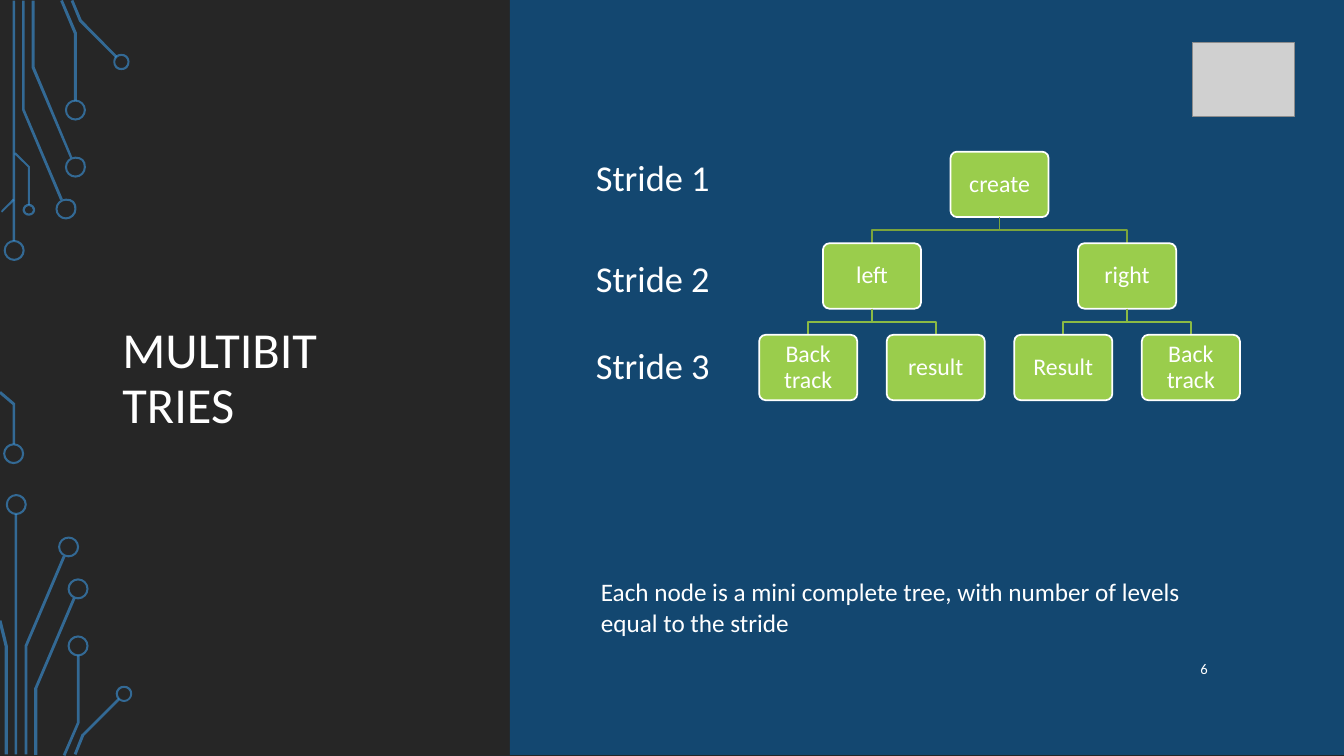
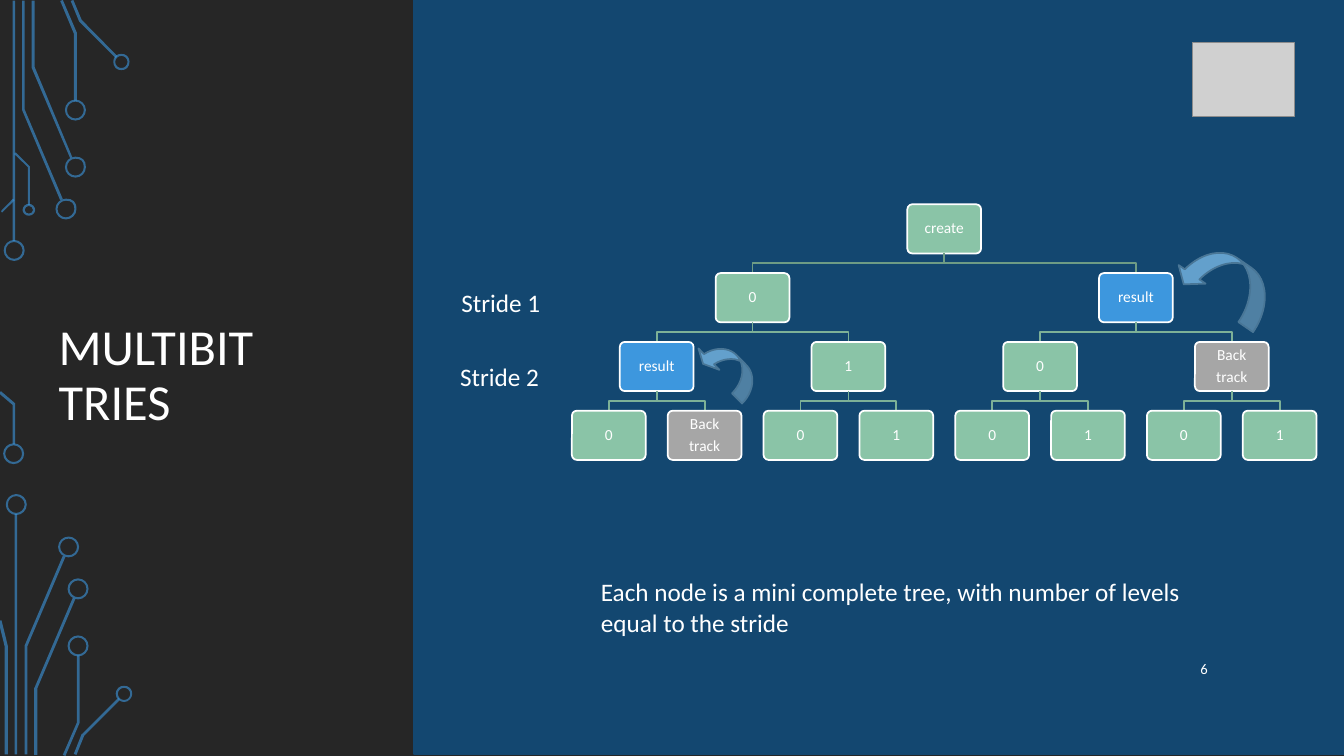
Before and after one commit to ataeiamirhosein/NetFuncVirt, a slide deck: slide 6 of present/Ip_lookup_algorithms.pptx. Drawn at 1344x756 pixels with LibreOffice and Linux fonts; fonts in the diff are those of the drawing; grey boxes stand for pictures; background and template pictures are left out. Boxes give left, top, right and bottom in pixels: in the first picture for what was removed or moved away, otherwise in the second. Text is boxed around its words. In the diff, an @@ line names an element or a change of style, - is before the commit and + after.

```diff
--- a/present/Ip_lookup_algorithms.pptx
+++ b/present/Ip_lookup_algorithms.pptx
@@ rectangle added at [414, 0, 516, 754], fill #134770, outline #134770 1.25 pt @@
@@ title "MULTIBIT TRIES": place and size @@
-title "MULTIBIT TRIES" at [122, 335, 317, 424]
+title "MULTIBIT TRIES" at [59, 332, 254, 421]
@@ fill #9ACD4C to #8AC4A7 in 3 elements at [1003, 342, 1077, 391], [812, 342, 885, 391], [907, 205, 981, 254] @@
@@ rounded rectangle: place and size @@
-rounded rectangle at [951, 152, 1049, 218]
+rounded rectangle at [907, 205, 981, 254]
@@ text "create": place and size @@
-text "create" at [969, 177, 1030, 192]
+text "create" at [925, 223, 964, 233]
@@ text "create" at [925, 223, 964, 233]: size 17 to 11 pt; less space between paragraphs @@
@@ curved left arrow added at [1171, 232, 1283, 333], fill #63A0CC, outline #497697 1.25 pt @@
@@ freeform shape: place and size @@
-freeform shape at [1000, 217, 1128, 243]
+freeform shape at [945, 253, 1136, 273]
@@ freeform shape at [945, 253, 1136, 273]: outline #7BA43D 1.25 pt to #6F9D86 1.25 pt @@
@@ group removed at [546, 141, 1254, 407]: 5 rounded rectangles, 3 texts, 2 freeform shapes @@
-Stride 3
-left
-right
@@ text "Stride 1" at [461, 294, 540, 312]: size 26 to 18 pt; alignment centre to left; line spacing 0.9 to 1; less space between paragraphs; vertical alignment middle to top @@
@@ text "Stride 1": place and size @@
-text "Stride 1" at [596, 165, 709, 192]
+text "Stride 1" at [461, 294, 540, 312]
@@ rounded rectangle: place and size @@
-rounded rectangle at [1079, 243, 1177, 309]
+rounded rectangle at [1099, 273, 1173, 323]
@@ rounded rectangle at [1099, 273, 1173, 323]: fill #9ACD4C to #3D97DE @@
@@ text at [1118, 291, 1154, 302]: text changed; size 17 to 11 pt @@
-Result
+result
@@ outline #8CBA45 1.25 pt to #7DB298 1.25 pt in 3 elements at [1041, 323, 1136, 343], [1136, 323, 1232, 343], [753, 323, 849, 343] @@
@@ freeform shape: place and size @@
-freeform shape at [809, 309, 872, 335]
+freeform shape at [753, 323, 849, 343]
@@ freeform shape: place and size @@
-freeform shape at [1064, 309, 1127, 335]
+freeform shape at [1041, 323, 1136, 343]
@@ freeform shape: place and size @@
-freeform shape at [1127, 309, 1191, 335]
+freeform shape at [1136, 323, 1232, 343]
@@ text "Stride 2": place and size @@
-text "Stride 2" at [596, 266, 709, 293]
+text "Stride 2" at [460, 368, 539, 386]
@@ text "Stride 2" at [460, 368, 539, 386]: size 26 to 18 pt; alignment centre to left; line spacing 0.9 to 1; less space between paragraphs; vertical alignment middle to top @@
@@ text "result" at [639, 360, 675, 371]: size 17 to 11 pt; less space between paragraphs @@
@@ text "result": place and size @@
-text "result" at [908, 358, 963, 375]
+text "result" at [639, 360, 675, 371]
@@ curved left arrow added at [692, 332, 763, 404], fill #63A0CC, outline #497697 1.25 pt @@
@@ rounded rectangle: place and size @@
-rounded rectangle at [759, 335, 857, 400]
+rounded rectangle at [812, 342, 885, 391]
@@ rounded rectangle: place and size @@
-rounded rectangle at [1014, 335, 1112, 400]
+rounded rectangle at [1003, 342, 1077, 391]
@@ rounded rectangle: place and size @@
-rounded rectangle at [1142, 335, 1240, 400]
+rounded rectangle at [1195, 342, 1268, 391]
@@ rounded rectangle at [1195, 342, 1268, 391]: fill #9ACD4C to #A6A6A6 @@
@@ text at [1216, 349, 1247, 382]: text changed; size 17 to 11 pt @@
-Back track
+Back
+track
@@ text at [689, 418, 720, 451]: text changed; size 17 to 11 pt @@
-Back track
+Back
+track
@@ group added at [572, 253, 1317, 460]: 10 freeform shapes, 10 rounded rectangles, 10 texts @@
+0
+0
+1
+0
+1
+0
+0
+1
+0
+1
```
Also in this commit, not shown: 2 other slides changed.
